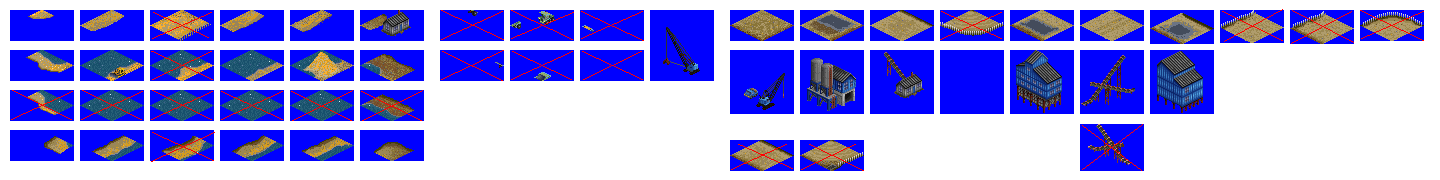
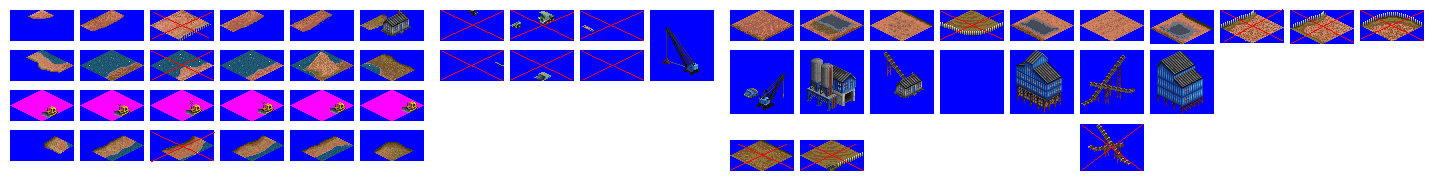
Two versions of the same layered image (1440×180). Layer-by-layer changes:
painted on "deprecation indicator" over [11, 90, 423, 121]
painted on "dozer" over [42, 67, 418, 118]
added layer "dozer alignment proxy" above "clay pit" over [10, 90, 424, 121]
showed "clay pit", painted on it over [10, 10, 1422, 171]
painted on "quarry" over [80, 63, 144, 121]
